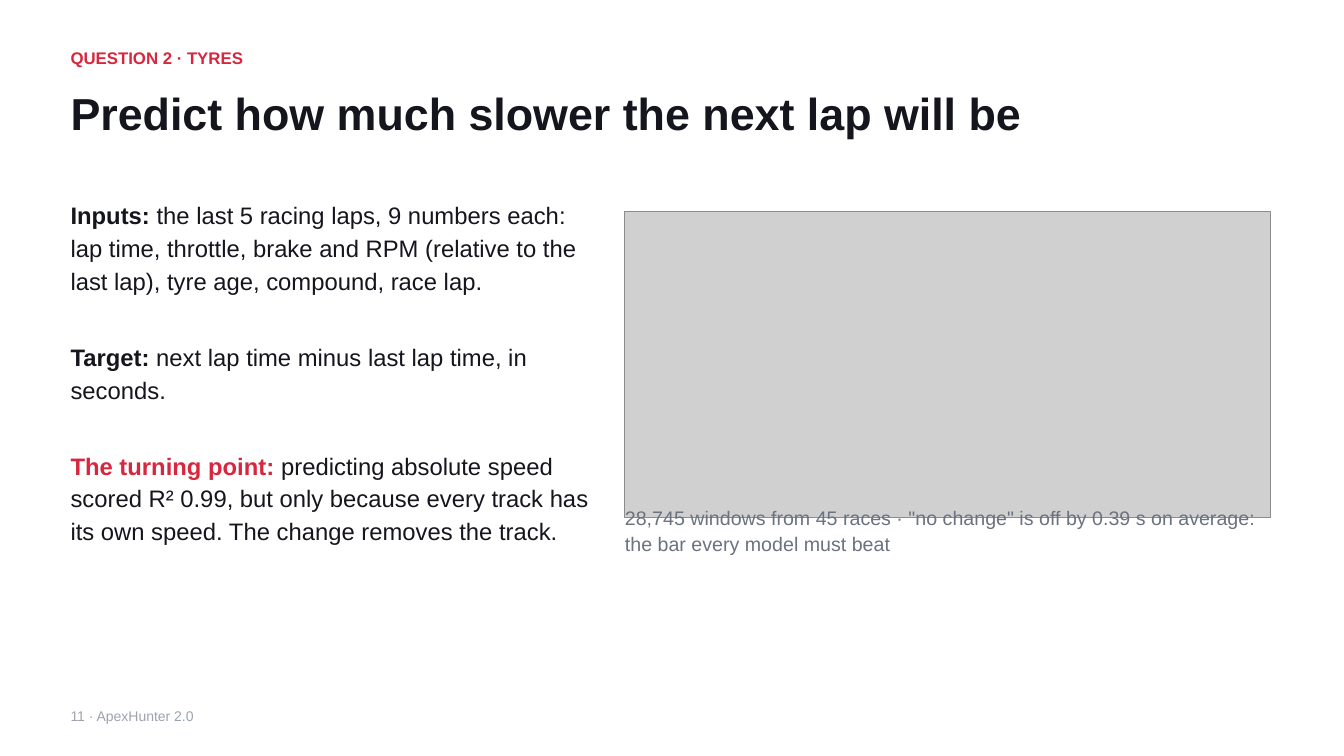
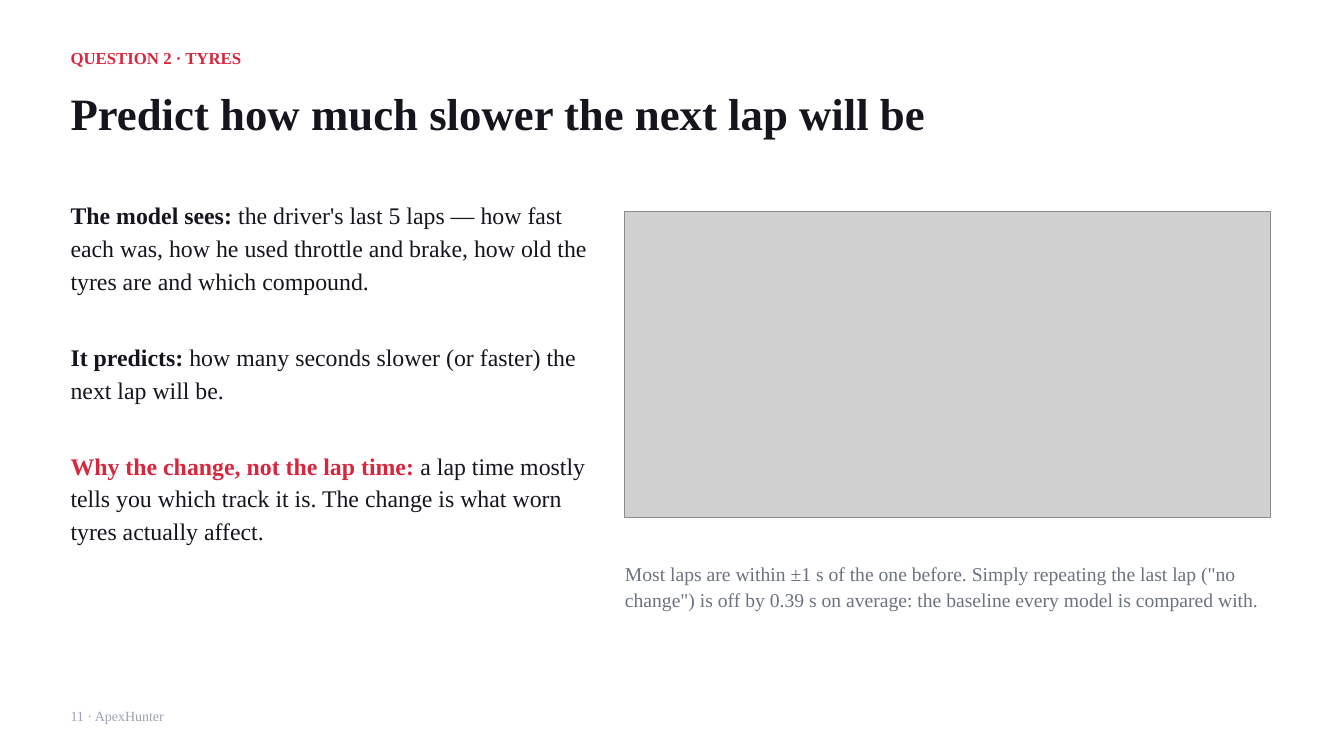
Before and after one commit to ParinShah2312/ApexHunter, a slide deck: slide 11 of docs/submission/ApexHunter_Presentation.pptx. Drawn at 1344x756 pixels with LibreOffice and Linux fonts; fonts in the diff are those of the drawing; grey boxes stand for pictures. Boxes give left, top, right and bottom in pixels: in the first picture for what was removed or moved away, otherwise in the second. Text is boxed around its words. In the diff, an @@ line names an element or a change of style, - is before the commit and + after.

Commit message:
Full UI rebuild and final changes to documentation before submission

```diff
--- a/docs/submission/ApexHunter_Presentation.pptx
+++ b/docs/submission/ApexHunter_Presentation.pptx
@@ text "QUESTION 2 · TYRES" at (x1=71, y1=53, x2=241, y2=67): font Arial to Times New Roman @@
@@ text "Predict how much slower the ..." at (x1=71, y1=99, x2=925, y2=140): font Arial to Times New Roman @@
@@ text at (x1=71, y1=207, x2=586, y2=545): text changed; font Arial to Times New Roman @@
-Inputs: the last 5 racing laps, 9 numbers each: lap time, throttle, brake and RPM (relative to the last lap), tyre age, compound, race lap.
-Target: next lap time minus last lap time, in seconds.
-The turning point: predicting absolute speed scored R² 0.99, but only because every track has its own speed. The change removes the track.
+The model sees: the driver's last 5 laps — how fast each was, how he used throttle and brake, how old the tyres are and which compound.
+It predicts: how many seconds slower (or faster) the next lap will be.
+Why the change, not the lap time: a lap time mostly tells you which track it is. The change is what worn tyres actually affect.
@@ text at (x1=625, y1=567, x2=1258, y2=611): text changed; font Arial to Times New Roman @@
-28,745 windows from 45 races · "no change" is off by 0.39 s on average: the bar every model must beat
+Most laps are within ±1 s of the one before. Simply repeating the last lap ("no change") is off by 0.39 s on average: the baseline every model is compared with.
@@ text at (x1=71, y1=712, x2=164, y2=724): text changed; font Arial to Times New Roman @@
-11 · ApexHunter 2.0
+11 · ApexHunter
```
Also in this commit, not shown: 20 other slides changed, 4 slides added, 2 slides removed, 44 other files.
